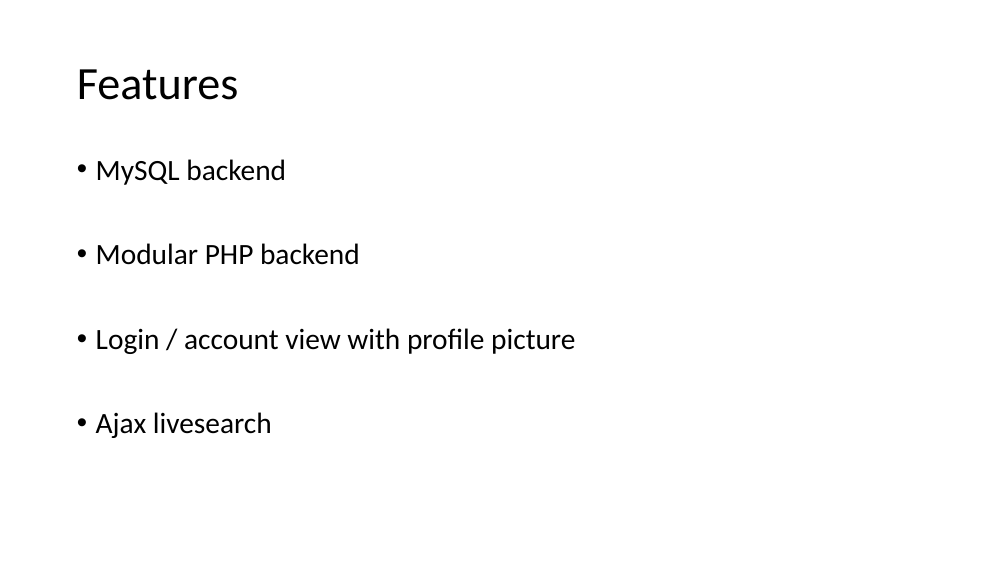
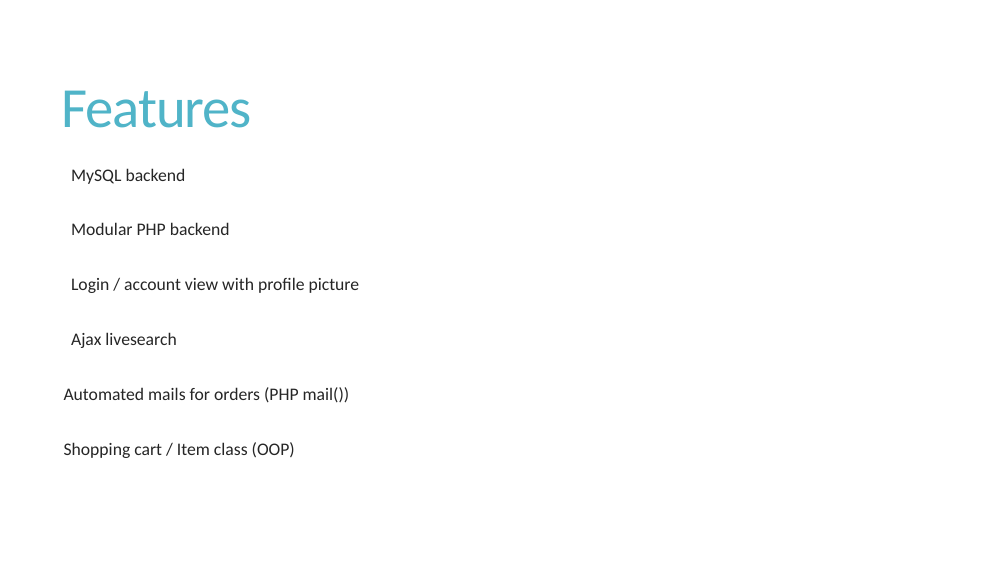
Before and after one commit to seafewd/dankey, a slide deck: slide 2 of presentation.pptx. Drawn at 1008x567 pixels with LibreOffice and Linux fonts; fonts in the diff are those of the drawing. Boxes give left, top, right and bottom in pixels: in the first picture for what was removed or moved away, otherwise in the second. Text is boxed around its words. In the diff, an @@ line names an element or a change of style, - is before the commit and + after.

```diff
--- a/presentation.pptx
+++ b/presentation.pptx
@@ title "Features": place and size @@
-title "Features" at bbox=[77, 69, 238, 100]
+title "Features" at bbox=[62, 90, 251, 128]
@@ title "Features" at bbox=[62, 90, 251, 128]: size 44 to 54 pt, text colour #000000 to #50B4C8, letter spacing 0 to -1.2 pt; line spacing 0.9 to 0.85 @@
@@ text "MySQL backend": place and size @@
-text "MySQL backend" at bbox=[96, 159, 575, 438]
+text "MySQL backend" at bbox=[64, 168, 360, 458]
@@ text at bbox=[71, 168, 360, 348]: size 28 to 16.8 pt, text colour #000000 to #262626 in "MySQL backend", "Modular PHP backend", "Login / account view with profile picture", "Ajax livesearch"; bullet • to  ; line spacing 0.9 to 0.65; more space between paragraphs @@
@@ text at bbox=[64, 387, 350, 458]: paragraphs added @@
+Automated mails for orders (PHP mail())
+Shopping cart / Item class (OOP)
```
Also in this commit, not shown: 2 other slides changed, 5 other files.
